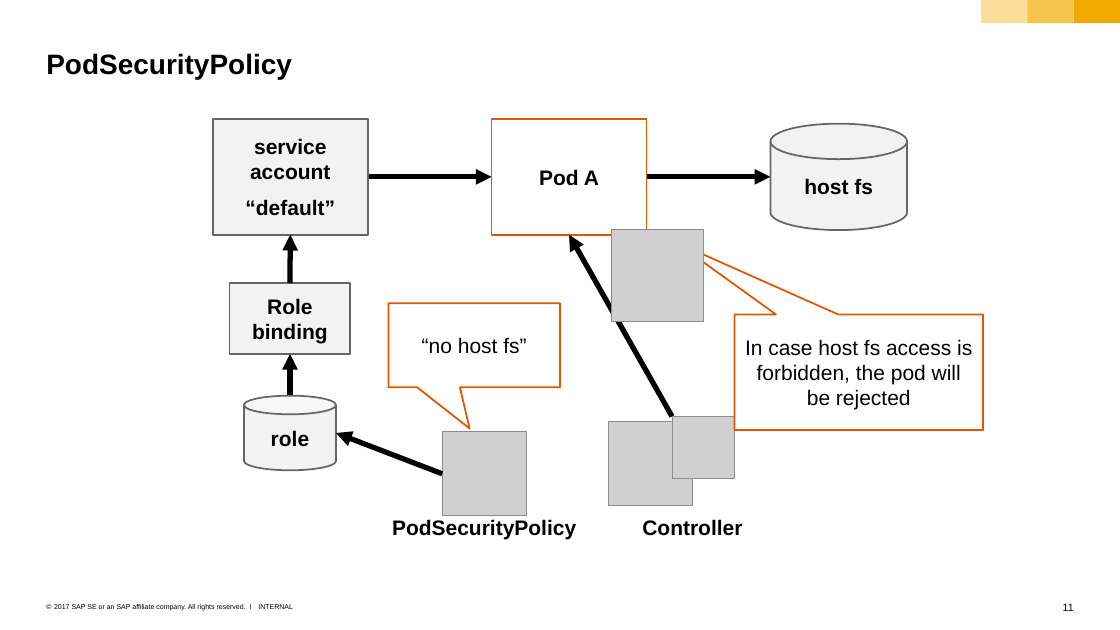
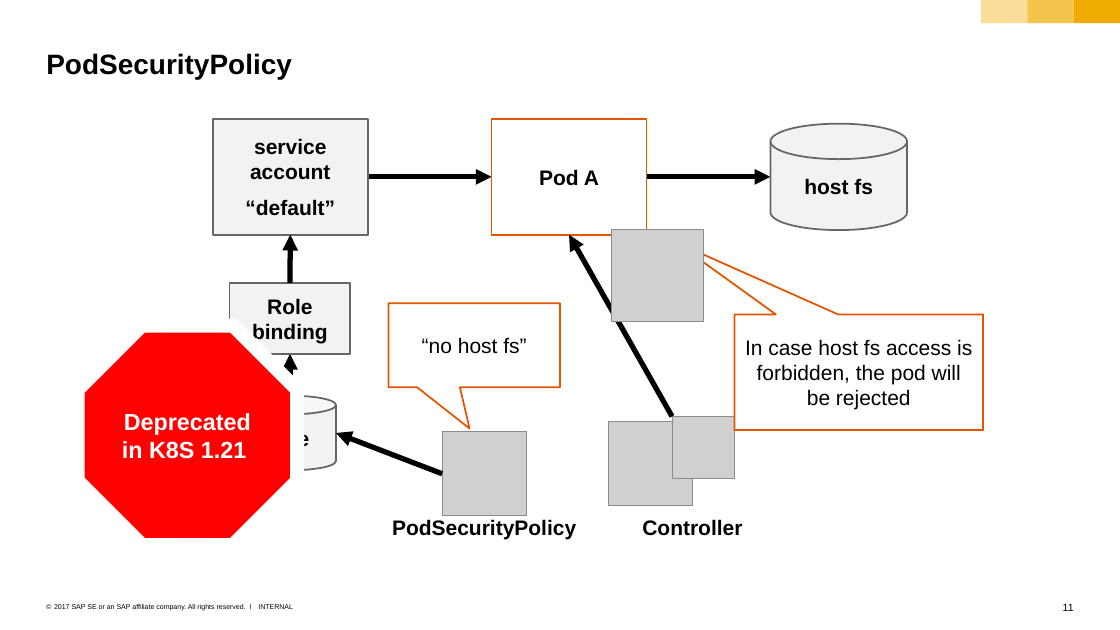
Before and after one commit to sriramrokkam/k8s-training, a slide deck: slide 11 of kubernetes/11_2_security.pptx. Drawn at 1120x630 pixels with LibreOffice and Linux fonts; fonts in the diff are those of the drawing; grey boxes stand for pictures. Boxes give left, top, right and bottom in pixels: in the first picture for what was removed or moved away, otherwise in the second. Text is boxed around its words. In the diff, an @@ line names an element or a change of style, - is before the commit and + after.

```diff
--- a/kubernetes/11_2_security.pptx
+++ b/kubernetes/11_2_security.pptx
@@ octagon added at [78,326,297,545], fill #FF0000, outline #FFFFFF 12 pt, 20 pt, text #FFFFFF, bold @@
+Deprecated in K8S 1.21
```
Also in this commit, not shown: 2 other slides changed, 5 other files.
